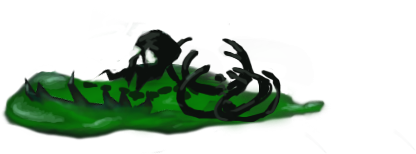
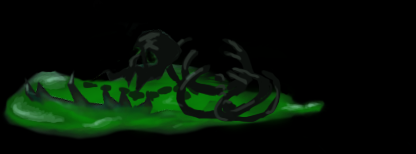
Revision of a layered 416x154 image; what changed, layer by layer:
added layer "Layer 1" over [0, 0, 416, 154]
